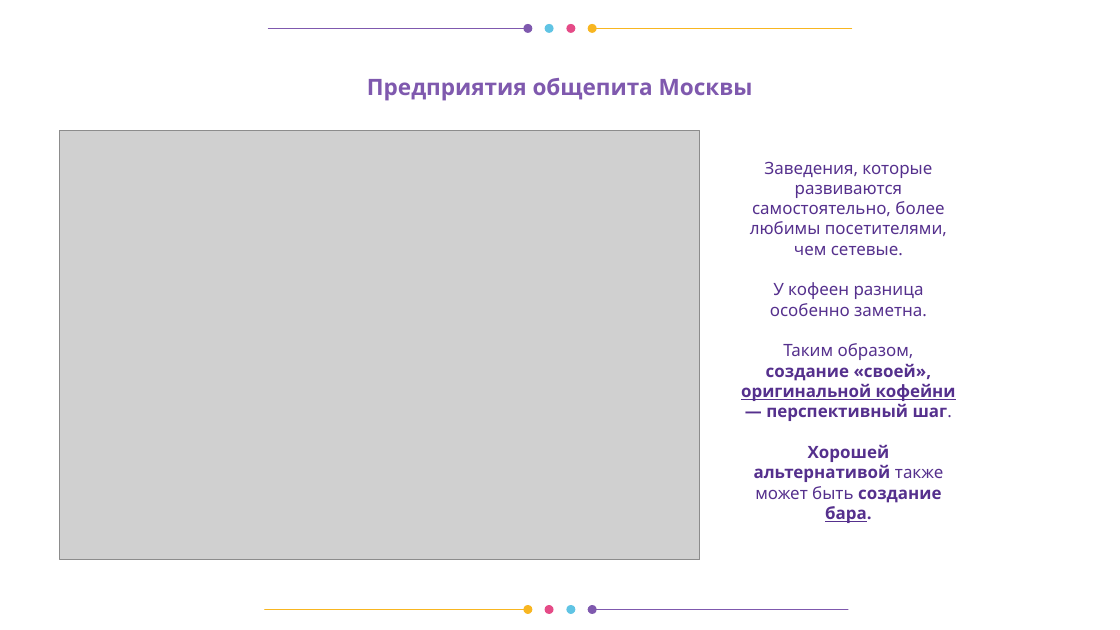
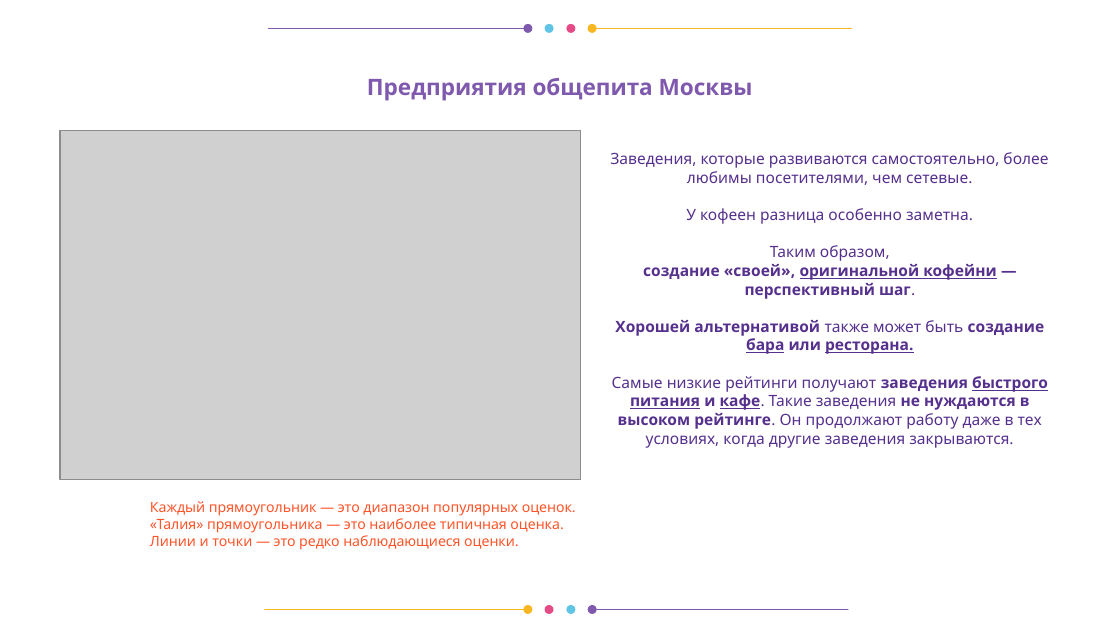
Before and after one commit to okeangel/da_portfolio, a slide deck: slide 7 of practicum/week_21_presentation_catering_in_moscow.odp (slide 5 before the commit). Drawn at 1120x630 pixels with LibreOffice and Linux fonts; fonts in the diff are those of the drawing; grey boxes stand for pictures. Boxes give left, top, right and bottom in pixels: in the first picture for what was removed or moved away, otherwise in the second. Text is boxed around its words. In the diff, an @@ line names an element or a change of style, - is before the commit and + after.

```diff
--- a/practicum/week_21_presentation_catering_in_moscow.odp
+++ b/practicum/week_21_presentation_catering_in_moscow.odp
@@ picture resized from (x1=60, y1=130, x2=700, y2=560) to (x1=60, y1=130, x2=581, y2=480) @@
@@ title at (x1=610, y1=152, x2=1048, y2=448): text changed; size 12 to 11 pt @@
-Заведения, которые развиваются самостоятельно, более любимы посетителями, чем сетевые.
-У кофеен разница особенно заметна.
-Таким образом,
-создание «своей», оригинальной кофейни — перспективный шаг.
-Хорошей альтернативой также может быть создание бара.
+Заведения, которые развиваются самостоятельно, более любимы посетителями, чем сетевые.
+У кофеен разница особенно заметна.
+Таким образом,
+создание «своей», оригинальной кофейни — перспективный шаг.
+Хорошей альтернативой также может быть создание бара или ресторана.
+Самые низкие рейтинги получают заведения быстрого питания и кафе. Такие заведения не нуждаются в высоком рейтинге. Он продолжают работу даже в тех условиях, когда другие заведения закрываются.
@@ text added at (x1=150, y1=501, x2=576, y2=550), 10 pt, text #FF5429 @@
+Каждый прямоугольник — это диапазон популярных оценок.
+«Талия» прямоугольника — это наиболее типичная оценка.
+Линии и точки — это редко наблюдающиеся оценки.
```
Also in this commit, not shown: 8 other slides changed, 4 slides added, 3 slides removed, 1 other file.
